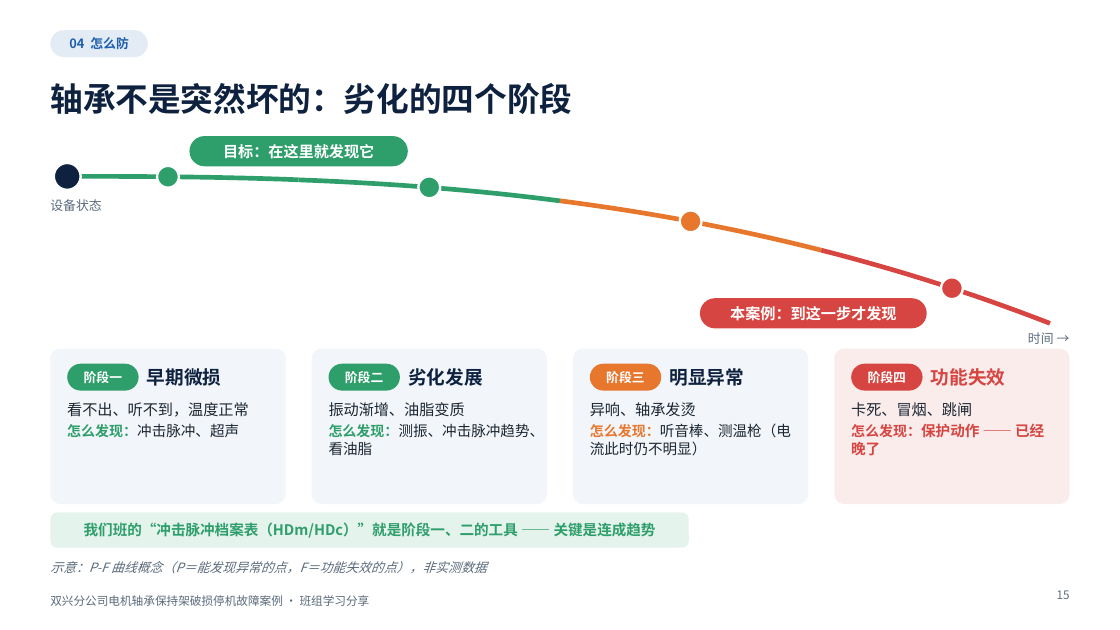
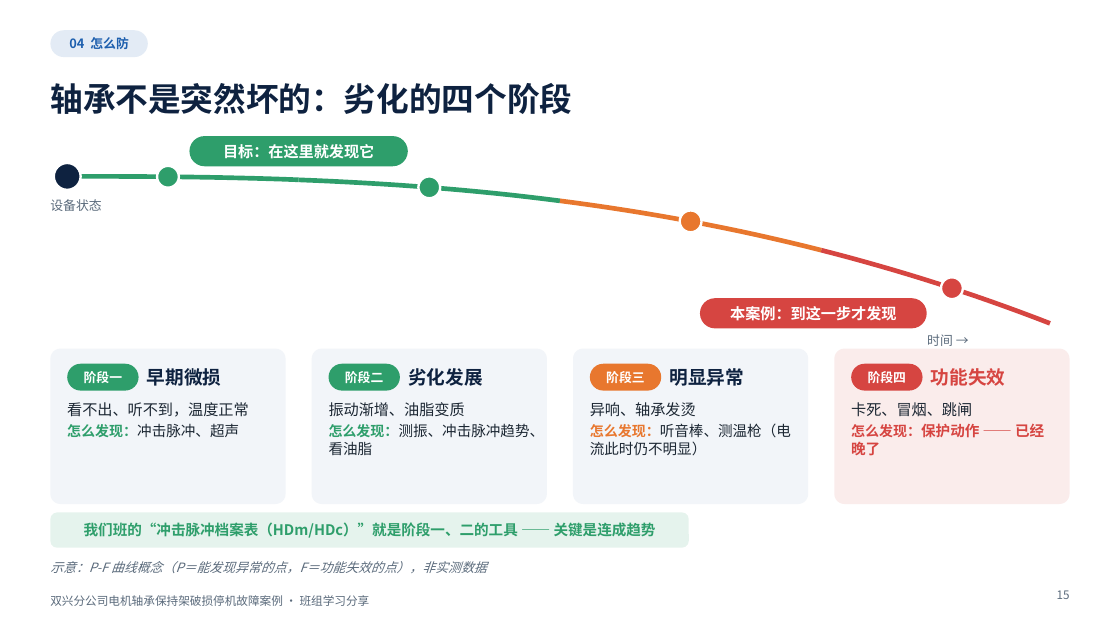
Before and after one commit to tdhvfrtz2r-netizen/YUGAFU, a slide deck: slide 15 of bearing_case_v2/out/bearing_case_v2.pptx. Drawn at 1120x630 pixels with LibreOffice and Linux fonts; fonts in the diff are those of the drawing; background and template pictures are left out. Boxes give left, top, right and bottom in pixels: in the first picture for what was removed or moved away, otherwise in the second. Text is boxed around its words. In the diff, an @@ line names an element or a change of style, - is before the commit and + after.

```diff
--- a/bearing_case_v2/out/bearing_case_v2.pptx
+++ b/bearing_case_v2/out/bearing_case_v2.pptx
@@ text "时间 →": place and size @@
-text "时间 →" at bbox=[1028, 332, 1054, 344]
+text "时间 →" at bbox=[927, 334, 953, 346]
```
Also in this commit, not shown: 2 other slides changed, 1 slide added, 12 other files.
